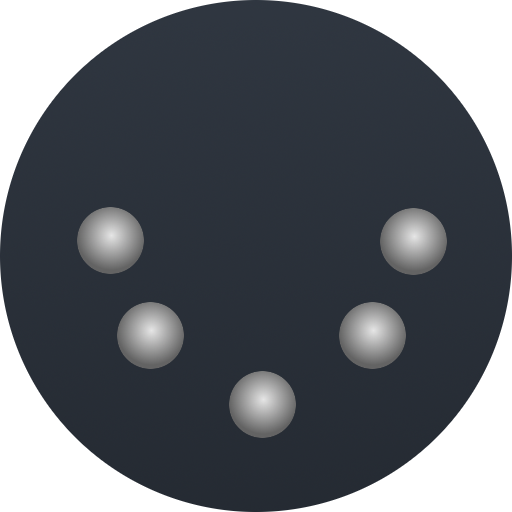
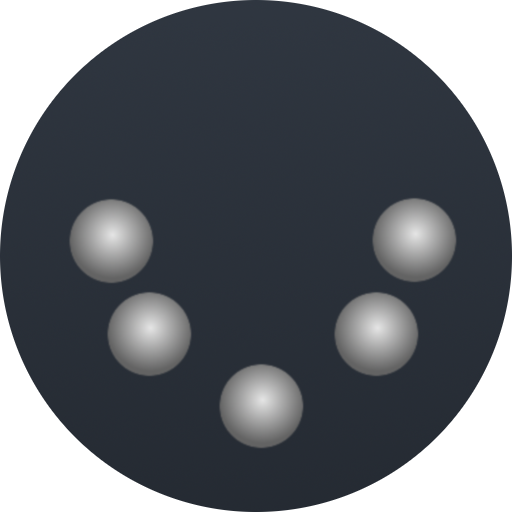
Layers edited between the first and the second (512, 512) image:
painted on "Background #3" over [69, 197, 457, 449]
